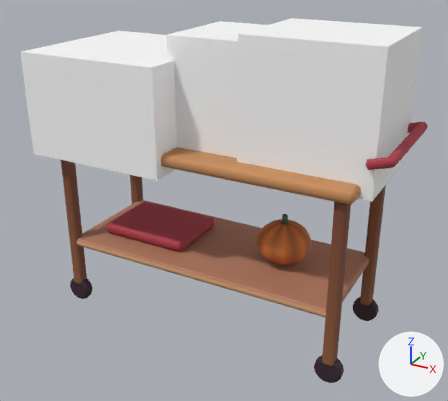
Before and after pictures for a commit that changed the glTF model gobble-kitchen/src/assets/models/table.glb.
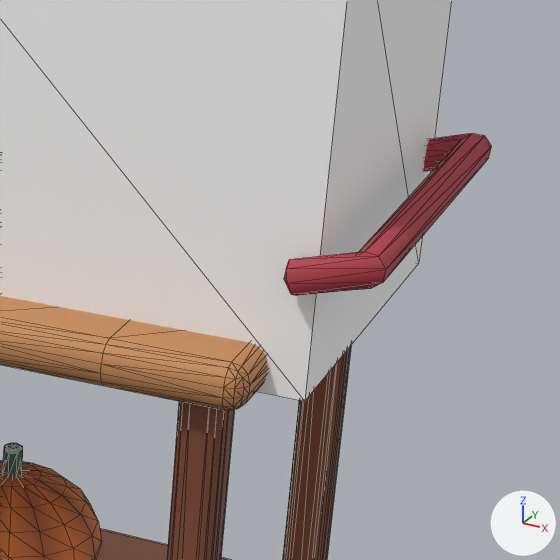
Old and new are each drawn whole from a 50 mm camera at (1.165, -2.075, 1.572) aimed at (0.041, -0.031, 0.55) and again close up on the part from 63% to 100% of the width and 20% to 62% of the height. Arrows for +X, +Y and +Z are at lower right; the lights stay in place. The older version's two pictures come first. The close-ups show mesh edges as thin lines. Where no turn or scale is listed for an object, it has been applied to the vertices. Vertices at exactly the same position are counted once.

The first close-up shows 'cart__geo', 'hit_cards__geo'.
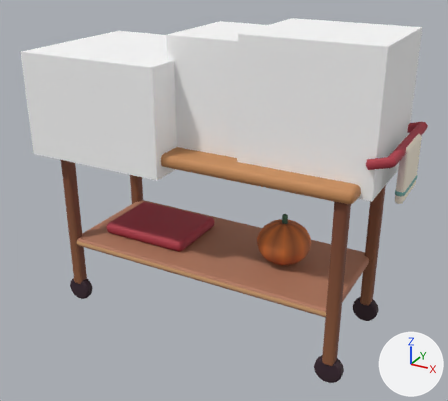
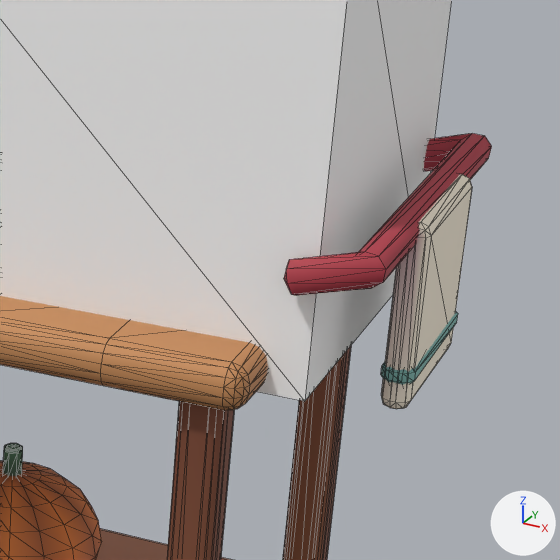
Where the newer file only moved an object's origin or applied its transform, the numbers keep the older frame.

Location of each change, [x1, y1, x2, y2] in pixels of the close-ups (560 x 560 px):
part 1 of me_cart, added: after [381, 174, 472, 409]
part 2 of me_cart, added (cyan): after [381, 312, 458, 385]

Diff of the bpy script that builds the scene:
```diff
--- a/gobble-kitchen/src/assets/models/table.glb.py
+++ b/gobble-kitchen/src/assets/models/table.glb.py
@@ me_cart @@
 # used by ob_cart__geo; location = (0.051, 0.0, 0.459)
-me_cart.from_pydata(...)  # 1726 vertices, 3396 faces; spans x -0.706..0.706, y -0.28..0.28, z -0.458..0.458
+me_cart.from_pydata(...)  # 1806 vertices, 3548 faces; spans x -0.706..0.718, y -0.28..0.28, z -0.458..0.458
+# me_cart part 1: a new loose piece of 56 vertices spanning x 0.686..0.716, y -0.1..0.1, z 0.251..0.451, in mat_vc
+# me_cart part 2: a new loose piece of 24 vertices spanning x 0.684..0.718, y -0.102..0.102, z 0.276..0.306, in mat_vc
 me_cart.materials.append(mat_vc)
```
